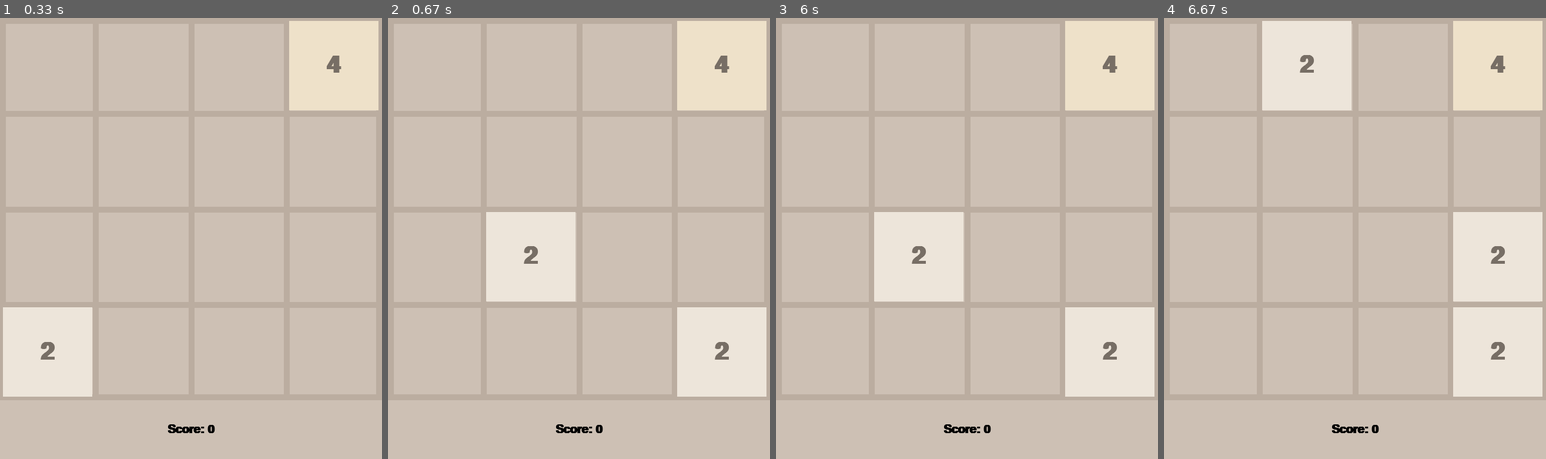
Above: before the commit, frames 1-4 (left to right).
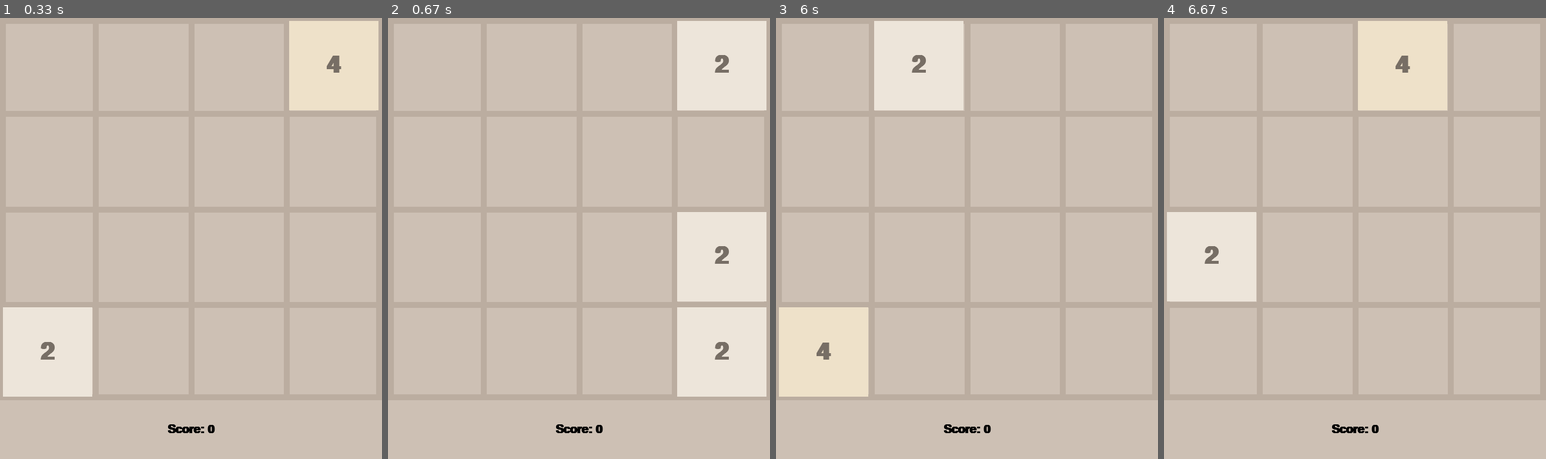
Above: after the commit, the same moments.

Repository: pranavpal1229/AI2048
Game: pygame game, started from pygame_draw.py
Two runs of this game, one before a commit and one after it. Both use one fixed random seed, a clock stepped at 60 frames per second and the inputs below.
Inputs:
- Up to frame 1 (0.33 s): no input
- Up to frame 2 (0.67 s): hold 1 from 0.33 s (still down); hold Right from 0.33 s (still down)
- Up to frame 3 (6 s): release 1 at 0.8 s; release Right at 0.8 s; tap Enter at 0.83 s
- Up to frame 4 (6.67 s): hold Right from 6.4 s (still down); tap 1 at 6.55 s

Frame 1 is identical in both runs. In frame 2, 9.5% of the frame differs, in the area x 25-100%, y 8-65%; in frame 3, 24%; in frame 4, 28%, in the area x 0-100%, y 0-86%.

Commit message:
added reset function

Diff:
--- a/game_logic.py
+++ b/game_logic.py
@@ -24,6 +24,12 @@
         original_pos = random.sample(open_positions, k)
         for pos in original_pos:
             self.grid[pos] = self.choose_number()
+
+    def reset(self):
+        global SCORE
+        self.grid = np.zeros((grid_size, grid_size), dtype=int)
+        SCORE = 0
+        self.new_number(k=2)
 
     # Move functions and combination functions
     def move_left(self, row):
@@ -92,4 +98,4 @@
         if not np.array_equal(self.grid, old_board_state) and self.open_pos(self.grid) != 0:
             self.new_number()
         elif self.open_pos(self.grid) == 0:
-            print("RAN OUT OF ROOM")
+            return False
--- a/pygame_draw.py
+++ b/pygame_draw.py
@@ -1,7 +1,7 @@
 import pygame
 import math
 from game_logic import GameLogic, SCORE
-
+import time
 pygame.init()
 
 FPS = 20
@@ -114,14 +114,22 @@
             if event.type == pygame.QUIT:
                 run = False
             elif event.type == pygame.KEYDOWN:
+                move_made = False
                 if event.key == pygame.K_LEFT:
-                    board.make_move("l")
+                    move_made = board.make_move("l")
                 elif event.key == pygame.K_RIGHT:
-                    board.make_move("r")
+                    move_made = board.make_move("r")
                 elif event.key == pygame.K_UP:
-                    board.make_move("u")
+                    move_made = board.make_move("u")
                 elif event.key == pygame.K_DOWN:
-                    board.make_move("d")
+                    move_made = board.make_move("d")
+                elif event.key == pygame.K_1:
+                    move_made = board.reset()
+                if move_made == False:
+                    print(board.get_score())
+                    pygame.display.update()  # Ensure the score is displayed before delay
+                    time.sleep(5)  # Wait for 5 seconds
+                    board.reset()
 
         # Draw the game board
         draw_board(window, board.grid)
